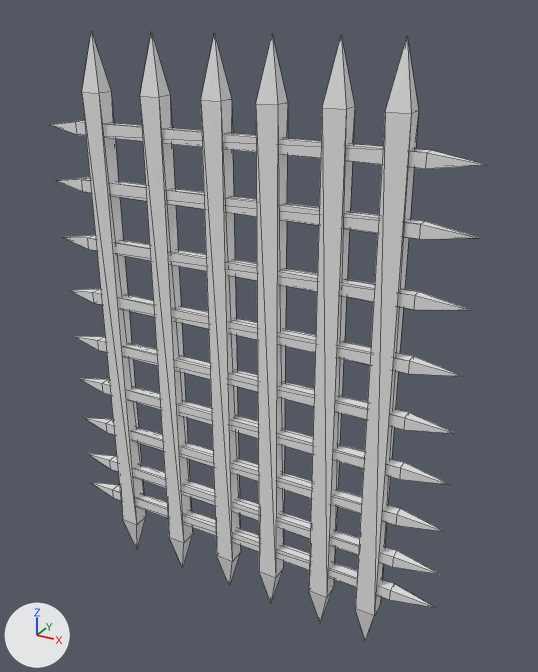
The glTF model game/Interactables/Models/castle_exit.glb: old version first, new version second.
Camera for both pictures: a camera (50 mm lens) standing at (35.72, 0.25, 7.56) and looking at (32.47, 6.15, 4.61). Lighting does not change. The marker at lower left points along +X, +Y and +Z. Mesh edges are drawn as thin lines. Vertices at the same position are counted once.

Names of what the first picture shows: 'castle_exit'.
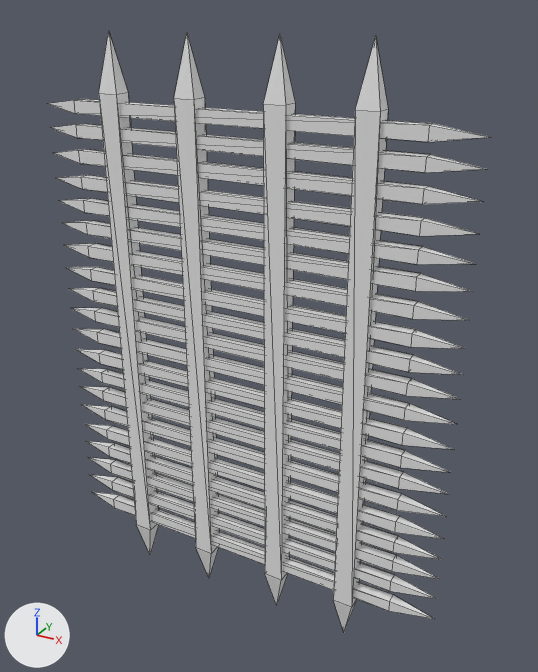
Pixel boxes [x1, y1, x2, y2] of what changed, in the pictures (538 x 672 px; the box of a moved part takes in the faces that stretch with it):
'castle_exit', reshaped
    before: [51, 31, 486, 641]
    after: [49, 31, 489, 632]
part 1 of me_cube_013, moved or reshaped
    before: [82, 31, 146, 549]
    after: [99, 31, 158, 555]
part 2 of me_cube_013, moved or reshaped
    before: [201, 32, 241, 587]
    after: [174, 33, 219, 578]
part 3 of me_cube_013, moved or reshaped
    before: [256, 36, 288, 603]
    after: [263, 35, 295, 605]
part 4 of me_cube_013, moved or reshaped
    before: [355, 38, 419, 641]
    after: [333, 36, 388, 632]
part 5 of me_cube_013, moved or reshaped
    before: [74, 336, 456, 434]
    after: [74, 329, 456, 424]
part 6 of me_cube_013, moved or reshaped
    before: [84, 418, 445, 532]
    after: [82, 405, 447, 517]
part 7 of me_cube_013, moved or reshaped
    before: [88, 454, 439, 574]
    after: [85, 424, 443, 539]
part 8 of me_cube_013, moved or reshaped
    before: [70, 289, 461, 376]
    after: [80, 386, 448, 494]
part 9 of me_cube_013, moved or reshaped
    before: [91, 482, 436, 608]
    after: [86, 441, 442, 560]
part 10 of me_cube_013, moved or reshaped
    before: [63, 235, 469, 310]
    after: [87, 457, 439, 579]
part 11 of me_cube_013, moved or reshaped
    before: [57, 178, 478, 239]
    after: [92, 492, 434, 619]
part 12 of me_cube_013, moved or reshaped
    before: [51, 120, 486, 169]
    after: [91, 475, 436, 599]
part 13 of me_cube_013, added
    after: [75, 349, 454, 450]
part 14 of me_cube_013, added
    after: [71, 308, 459, 399]
part 15 of me_cube_013, added
    after: [69, 288, 463, 375]
part 16 of me_cube_013, added
    after: [54, 149, 483, 204]
part 17 of me_cube_013, added
    after: [57, 175, 477, 236]
part 18 of me_cube_013, added
    after: [52, 123, 485, 173]
part 19 of me_cube_013, added
    after: [49, 99, 489, 142]
part 20 of me_cube_013, added
    after: [60, 198, 475, 265]
part 21 of me_cube_013, added
    after: [61, 220, 473, 292]
part 22 of me_cube_013, added
    after: [67, 267, 466, 349]
part 23 of me_cube_013, added
    after: [64, 243, 468, 320]
part 24 of me_cube_013, deleted
    before: [309, 36, 355, 622]

Edits to the bpy script that builds the scene:
```text
Change me_cube_013:
    remove me_cube_013.from_pydata(...)  # 150 vertices, 240 faces; spans x -2.06..2.31, y -0.09..0.09, z -2.54..3.4
    add me_cube_013.from_pydata(...)  # 240 vertices, 384 faces; spans x -2.06..2.31, y -0.09..0.09, z -2.54..3.4
    me_cube_013 part 1: the loose piece of 10 vertices spanning x -1.51..-1.3, y -0.09..0.09, z -2.54..3.4 is moved by (0.2, 0.0, 0.0)
    me_cube_013 part 2: the loose piece of 10 vertices spanning x -0.17..0.03, y -0.09..0.09, z -2.54..3.4 is moved by (-0.28, 0.0, 0.0)
    me_cube_013 part 3: the loose piece of 10 vertices spanning x 0.38..0.58, y -0.09..0.09, z -2.54..3.4 is moved by (0.07, 0.0, 0.0)
    me_cube_013 part 4: the loose piece of 10 vertices spanning x 1.51..1.72, y -0.09..0.09, z -2.54..3.4 is moved by (-0.25, 0.0, 0.0)
    me_cube_013 part 5: the loose piece of 10 vertices spanning x -2.06..2.31, y -0.05..0.06, z 0.14..0.26 is moved by (0.0, 0.0, 0.09)
    me_cube_013 part 6: the loose piece of 10 vertices spanning x -2.06..2.31, y -0.05..0.06, z -0.91..-0.78 is moved by (0.0, 0.0, 0.17)
    me_cube_013 part 7: the loose piece of 10 vertices spanning x -2.06..2.31, y -0.05..0.06, z -1.41..-1.28 is moved by (0.0, 0.0, 0.42)
    me_cube_013 part 8: the loose piece of 10 vertices spanning x -2.06..2.31, y -0.05..0.06, z 0.7..0.82 is moved by (0.0, 0.0, -1.19)
    me_cube_013 part 9: the loose piece of 10 vertices spanning x -2.06..2.31, y -0.05..0.06, z -1.82..-1.7 is moved by (0.0, 0.0, 0.59)
    me_cube_013 part 10: the loose piece of 10 vertices spanning x -2.06..2.31, y -0.05..0.06, z 1.29..1.42 is moved by (0.0, 0.0, -2.76)
    me_cube_013 part 11: the loose piece of 10 vertices spanning x -2.06..2.31, y -0.05..0.06, z 1.9..2.02 is moved by (0.0, 0.0, -3.86)
    me_cube_013 part 12: the loose piece of 10 vertices spanning x -2.06..2.31, y -0.05..0.06, z 2.45..2.58 is moved by (0.0, 0.0, -4.16)
    me_cube_013 part 13: the loose piece of 10 vertices spanning x -2.06..2.31, y -0.05..0.06, z 0.14..0.26 is copied, and the copy is moved by (0.0, 0.0, -0.16); it spans x -2.06..2.31, y -0.05..0.06, z -0.02..0.1
    me_cube_013 part 14: the loose piece of 10 vertices spanning x -2.06..2.31, y -0.05..0.06, z 0.7..0.82 is copied, and the copy is moved by (0.0, 0.0, -0.22); it spans x -2.06..2.31, y -0.05..0.06, z 0.48..0.61
    me_cube_013 part 15: the loose piece of 10 vertices spanning x -2.06..2.31, y -0.05..0.06, z 0.7..0.82 is copied, and the copy is moved by (0.0, 0.0, 0.01); it spans x -2.06..2.31, y -0.05..0.06, z 0.71..0.84
    me_cube_013 part 16: the loose piece of 10 vertices spanning x -2.06..2.31, y -0.05..0.06, z 2.45..2.58 is copied, and the copy is moved by (0.0, 0.0, -0.28); it spans x -2.06..2.31, y -0.05..0.06, z 2.18..2.3
    me_cube_013 part 17: the loose piece of 10 vertices spanning x -2.06..2.31, y -0.05..0.06, z 1.9..2.02 is copied, and the copy is moved by (0.0, 0.0, 0.03); it spans x -2.06..2.31, y -0.05..0.06, z 1.92..2.05
    me_cube_013 part 18: the loose piece of 10 vertices spanning x -2.06..2.31, y -0.05..0.06, z 2.45..2.58 is copied, and the copy is moved by (0.0, 0.0, -0.03); it spans x -2.06..2.31, y -0.05..0.06, z 2.42..2.55
    me_cube_013 part 19: the loose piece of 10 vertices spanning x -2.06..2.31, y -0.05..0.06, z 2.45..2.58 is copied, and the copy is moved by (0.0, 0.0, 0.2); it spans x -2.06..2.31, y -0.05..0.06, z 2.66..2.78
    me_cube_013 part 20: the loose piece of 10 vertices spanning x -2.06..2.31, y -0.05..0.06, z 1.9..2.02 is copied, and the copy is moved by (0.0, 0.0, -0.21); it spans x -2.06..2.31, y -0.05..0.06, z 1.68..1.81
    me_cube_013 part 21: the loose piece of 10 vertices spanning x -2.06..2.31, y -0.05..0.06, z 1.29..1.42 is copied, and the copy is moved by (0.0, 0.0, 0.16); it spans x -2.06..2.31, y -0.05..0.06, z 1.45..1.58
    me_cube_013 part 22: the loose piece of 10 vertices spanning x -2.06..2.31, y -0.05..0.06, z 0.7..0.82 is copied, and the copy is moved by (0.0, 0.0, 0.25); it spans x -2.06..2.31, y -0.05..0.06, z 0.95..1.08
    me_cube_013 part 23: the loose piece of 10 vertices spanning x -2.06..2.31, y -0.05..0.06, z 1.29..1.42 is copied, and the copy is moved by (0.0, 0.0, -0.09); it spans x -2.06..2.31, y -0.05..0.06, z 1.21..1.33
    me_cube_013 part 24: the loose piece of 10 vertices spanning x 0.98..1.19, y -0.09..0.09, z -2.54..3.4 is deleted
    me_cube_013 part 25: the loose piece of 10 vertices spanning x -0.83..-0.62, y -0.09..0.09, z -2.54..3.4 is deleted
    me_cube_013 part 26: 6 vertices removed from x -2.06..2.31, y -0.05..0.06, z -0.39..-0.33; 6 vertices added at x -2.06..2.31, y -0.05..0.06, z -0.2..-0.13
```
